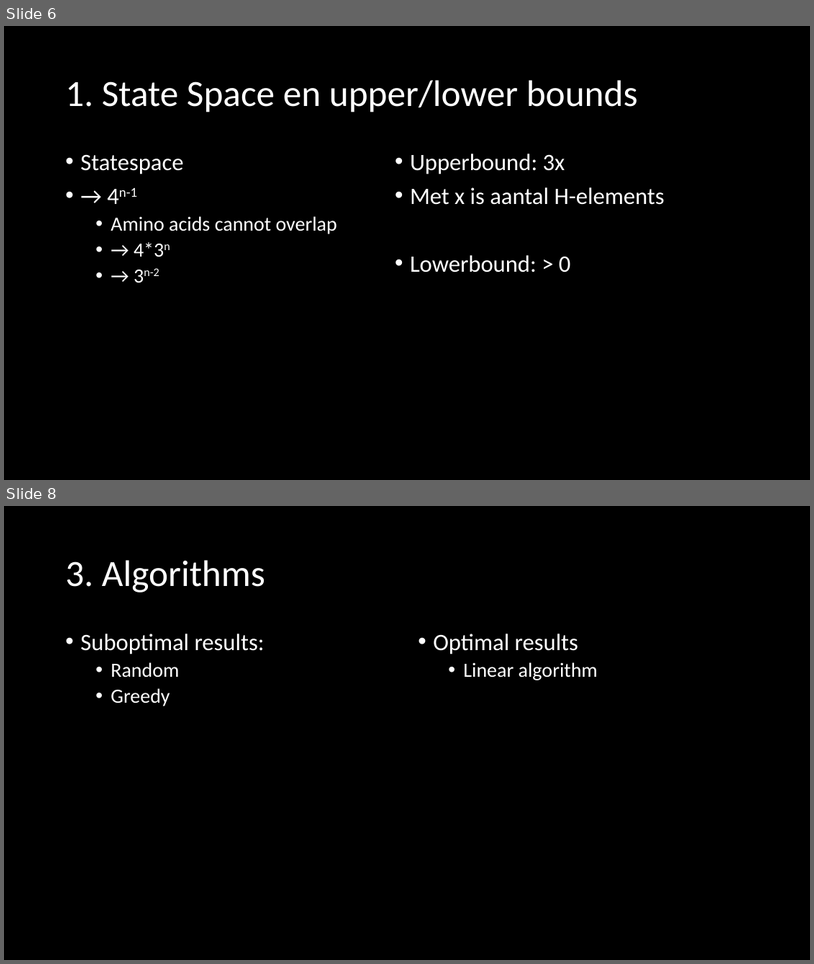
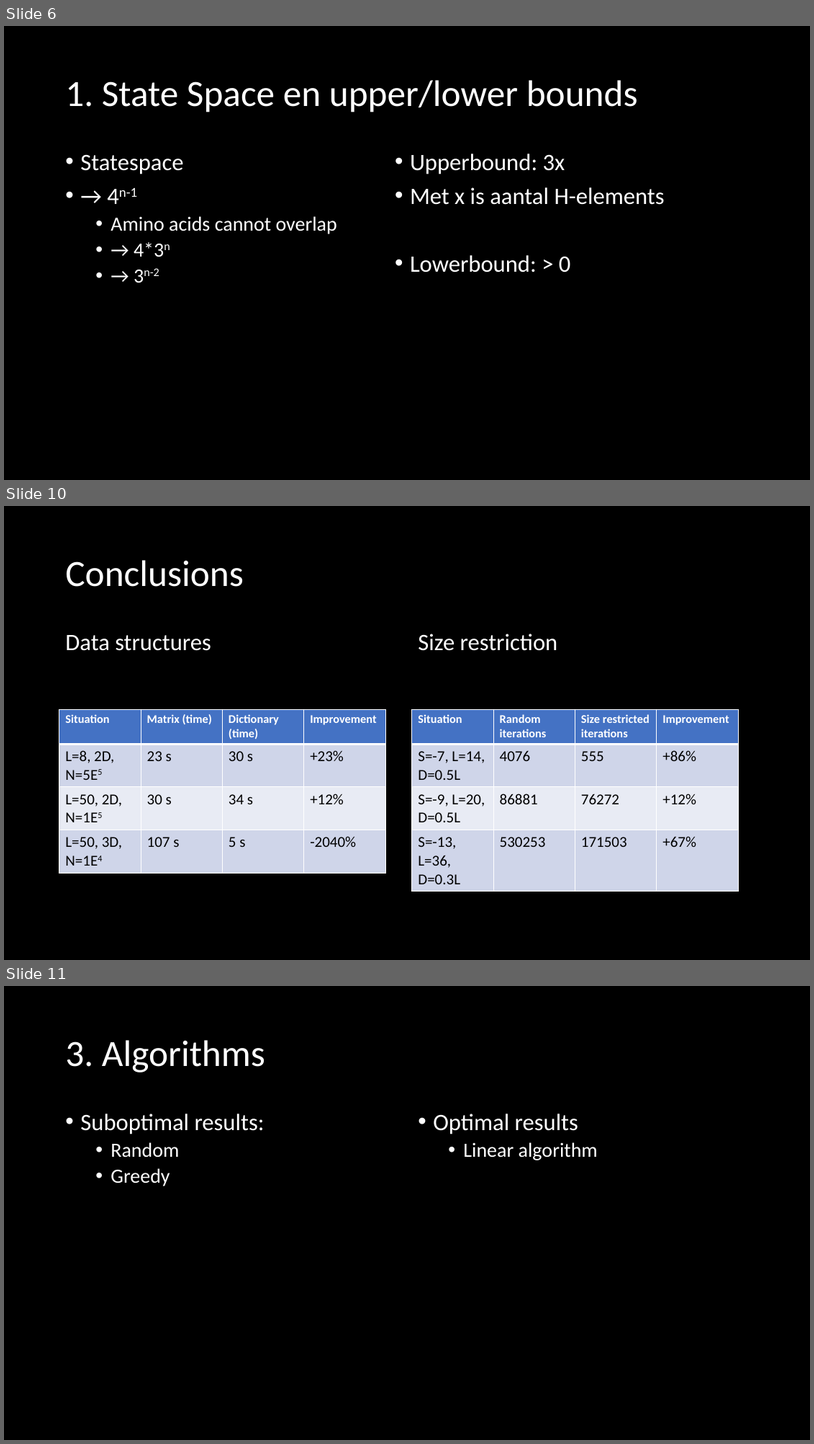
Before and after one commit to Loek21/Protein-Pow-d-er, a slide deck: Documentation/PPP, Week 2, Meeting 1.pptx. Shown one above the other, each under a label of ours: slides 6 and 8 before the commit, slides 6, 10 and 11 after it; the slides between them are not shown. The pictures are 814x964 and 814x1444 pixels, drawn with LibreOffice and Linux fonts; fonts in the diff are those of the drawing. Boxes give left, top, right and bottom in pixels: in the first picture for what was removed or moved away, otherwise in the second. Text is boxed around its words. In the diff, an @@ line names an element or a change of style, - is before the commit and + after.

```diff
--- a/Documentation/PPP, Week 2, Meeting 1.pptx
+++ b/Documentation/PPP, Week 2, Meeting 1.pptx
@@ slide 10 added at (x1=4, y1=506, x2=810, y2=960), background #000000 @@
@@ title added at (x1=65, y1=560, x2=244, y2=587), 44 pt, text #FFFFFF @@
+Conclusions
@@ text added at (x1=65, y1=635, x2=211, y2=651), 28 pt, text #FFFFFF @@
+Data structures
@@ text added at (x1=418, y1=633, x2=558, y2=651), 28 pt, text #FFFFFF @@
+Size restriction
@@ table added at (x1=59, y1=709, x2=386, y2=871), 4 rows, 4 columns @@
+Situation | Matrix (time) | Dictionary (time) | Improvement
+L=8, 2D, N=5E5 | 23 s | 30 s | +23%
+L=50, 2D, N=1E5 | 30 s | 34 s | +12%
+L=50, 3D, N=1E4 | 107 s | 5 s | -2040%
@@ table added at (x1=412, y1=709, x2=739, y2=889), 4 rows, 4 columns @@
+Situation | Random iterations | Size restricted / iterations | Improvement
+S=-7, L=14, D=0.5L | 4076 | 555 | +86%
+S=-9, L=20, D=0.5L | 86881 | 76272 | +12%
+S=-13, L=36, D=0.3L | 530253 | 171503 | +67%
@@ what was slide 8 is now slide 11 @@
```
Also in this commit, not shown: 1 slide changed, 2 other slides added.
